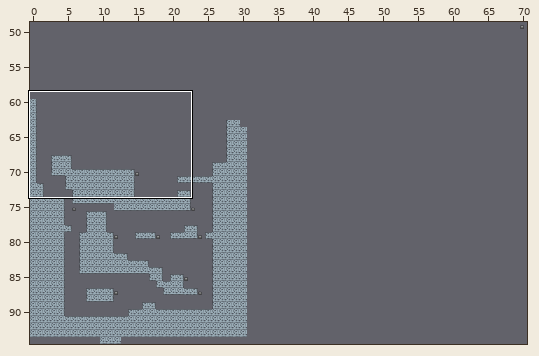
Level history. Tiled map: lvls/finallvl.tmx. Above, an overview of the earlier version with the close-up marked.
Close-up. First the earlier version:
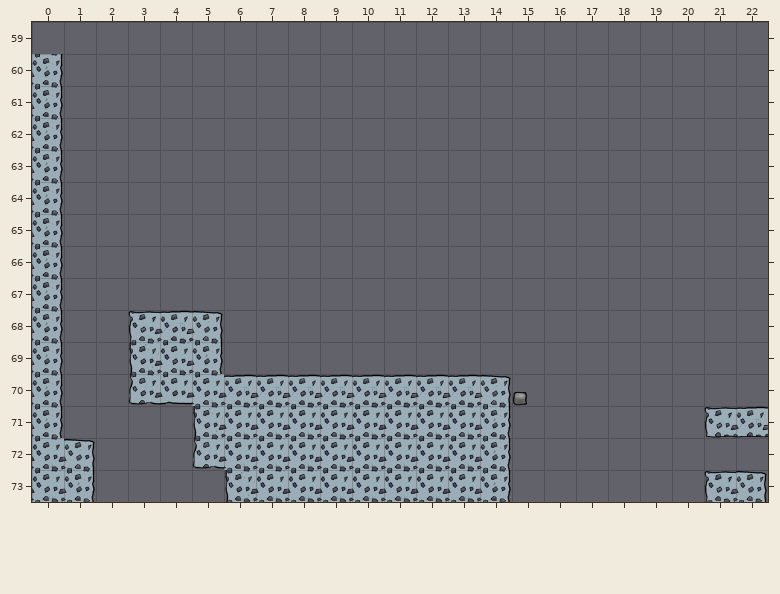
Cells are 80x80 px. Shown: x 0..22, y 59..73.
After:
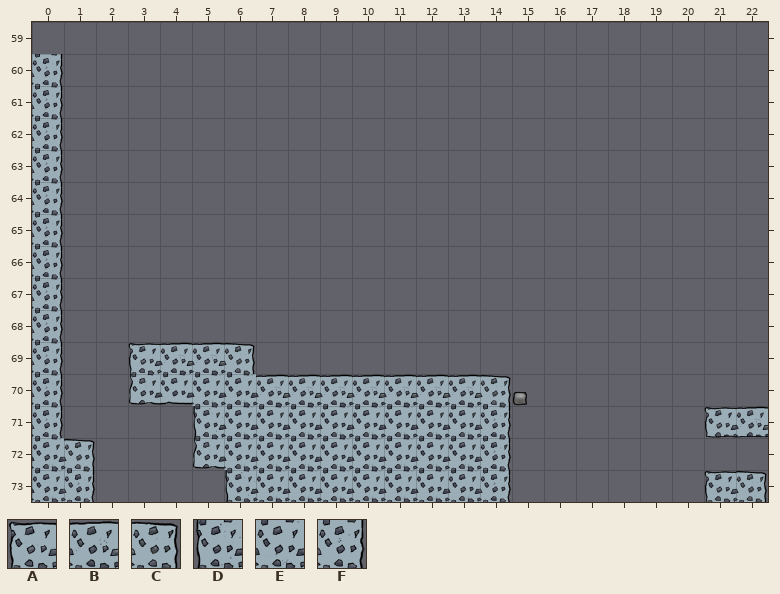
Key: from "stoned": A 0, B 1, C 2, D 3, E 4, F 5.
_ is an empty cell.
Change:
Layer "Solid":
y 68: x 3..5 ABC -> ___
y 69: x 3..6 DEF_ -> ABBC
y 70: x 6 B -> E
Pixel boxes of the changes (left, top, right, bottom) in both close-ups:
changed: (128, 310, 256, 406)
